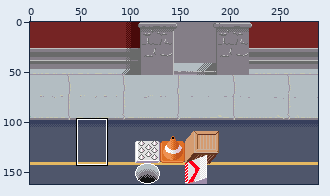
File history of a pixel-art file, CareerOpportunities/Content/prototype/art/mockup_new_colors.aseprite. The picture above shows the old version from afar; the outline marks the close-up.
Close-up. Before:
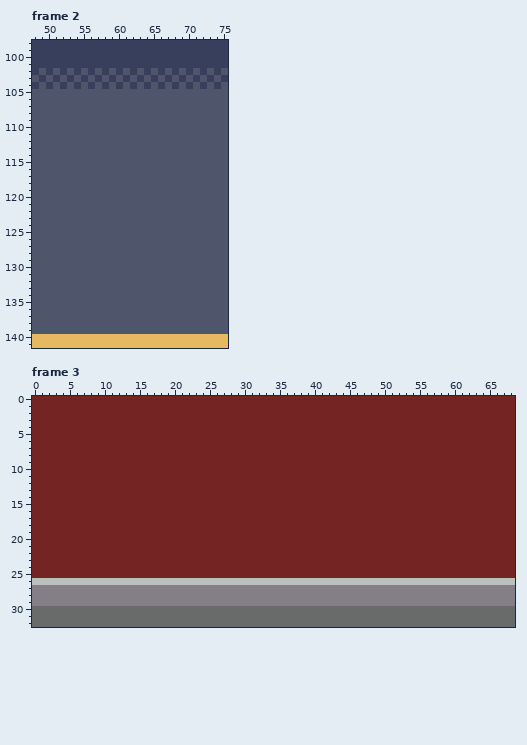
288x162 pixels, 4 frames. Colours within 5 levels of each other are drawn and written as one. Shown: frame 2: x 48..75, y 98..141; frame 3: x 0..68, y 0..32. The commit also changed other frames or places, which this record leaves out.
And afterwards:
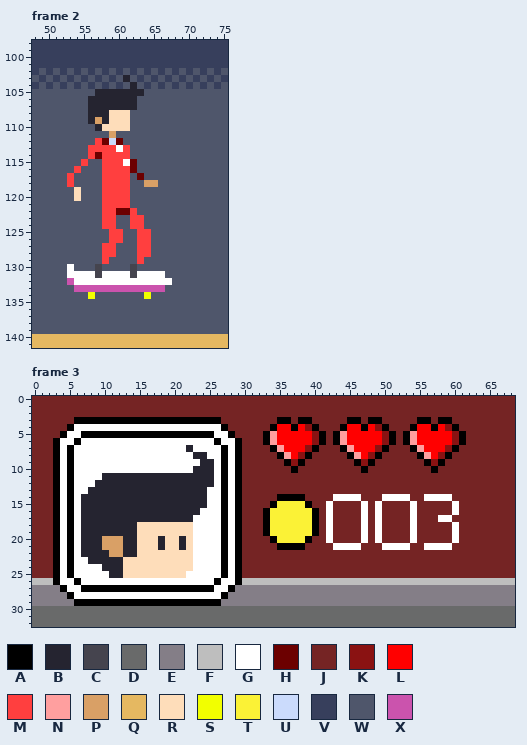
Palette (. is transparent): A #000000  B #252430  C #45444e  D #696a6a  E #847e87  F #bebebe  G #ffffff  H #6c0000  J #752424  K #8a1212  L #ff0000  M #ff3f3f  N #ff9f9f  P #d9a066  Q #e5b861  R #feddba  S #f2ff00  T #fbf236  U #cbdbfc  V #373f5c  W #4f566b  X #cb53ad
What changed:
layer "HUD/text" now shown
layer "HUD/hearts" now shown
layer "HUD/character" now shown
layer "player/skate" now shown
layer "player/player" now shown
Frame 2, layers "player/player", "player/skate":
y 103: x 61 V -> B
y 104: x 62 V -> B
y 105: x 57..63 WWWWWWW -> BBBBBBB
y 106..107: x 56..62 WWWWWWW -> BBBBBBB
y 108: x 56..61 WWWWWW -> BBBRRR
y 109: x 56..61 WWWWWW -> BPBRRR
y 110: x 57..61 WWWWW -> BRRRR
y 111: x 59 W -> P
y 112: x 57..60 WWWW -> MHUH
y 113: x 56..61 WWWWWW -> MMMMGM
y 114: x 56..61 WWWWWW -> MHMMMM
y 115: x 55 W -> M; x 58..62 WWWWW -> MMMGH
y 116: x 54 W -> M; x 58..62 WWWWW -> MMMMH
y 117: x 53 W -> M; x 58..61 WWWW -> MMMM; x 63 W -> H
y 118: x 53 W -> M; x 58..61 WWWW -> MMMM; x 64..65 WW -> PP
y 119..120: x 54 W -> R; x 58..61 WWWW -> MMMM
y 121: x 58..61 WWWW -> MMMM
y 122: x 58..62 WWWWW -> MMHHM
y 123..124: x 58..59 WW -> MM; x 62..63 WW -> MM
y 125..126: x 59..60 WW -> MM; x 63..64 WW -> MM
y 127..128: x 58..59 WW -> MM; x 63..64 WW -> MM
y 129: x 58 W -> M; x 63 W -> M
y 130: x 53 W -> G; x 57 W -> C; x 62 W -> C
y 131: x 53..66 WWWWWWWWWWWWWW -> GGGGCGGGGCGGGG
y 132: x 53..67 WWWWWWWWWWWWWWW -> XGGGGGGGGGGGGGG
y 133: x 54..66 WWWWWWWWWWWWW -> XXXXXXXXXXXXX
y 134: x 56 W -> S; x 64 W -> S
Frame 3, layers "HUD/character", "HUD/hearts", "HUD/text":
y 3: x 6..26 JJJJJJJJJJJJJJJJJJJJJ -> AAAAAAAAAAAAAAAAAAAAA; x 35..36 JJ -> AA; x 38..39 JJ -> AA; x 45..46 JJ -> AA; x 48..49 JJ -> AA; x 55..56 JJ -> AA; x 58..59 JJ -> AA
y 4: x 5..27 JJJJJJJJJJJJJJJJJJJJJJJ -> AGGGGGGGGGGGGGGGGGGGGGA; x 34..40 JJJJJJJ -> ALLALKA; x 44..50 JJJJJJJ -> ALLALKA; x 54..60 JJJJJJJ -> ALLALKA
y 5: x 4..28 JJJJJJJJJJJJJJJJJJJJJJJJJ -> AGGAAAAAAAAAAAAAAAAAAAGGA; x 33..41 JJJJJJJJJ -> ANLLLLLKA; x 43..51 JJJJJJJJJ -> ANLLLLLKA; x 53..61 JJJJJJJJJ -> ANLLLLLKA
y 6: x 3..29 JJJJJJJJJJJJJJJJJJJJJJJJJJJ -> AGGAGGGGGGGGGGGGGGGGGGGAGGA; x 33..41 JJJJJJJJJ -> ANLLLLLKA; x 43..51 JJJJJJJJJ -> ANLLLLLKA; x 53..61 JJJJJJJJJ -> ANLLLLLKA
y 7: x 3..29 JJJJJJJJJJJJJJJJJJJJJJJJJJJ -> AGAGGGGGGGGGGGGGGGGBGGGGAGA; x 34..40 JJJJJJJ -> ANLLLKA; x 44..50 JJJJJJJ -> ANLLLKA; x 54..60 JJJJJJJ -> ANLLLKA
y 8: x 3..29 JJJJJJJJJJJJJJJJJJJJJJJJJJJ -> AGAGGGGGGGGGGGGGGGGGBBGGAGA; x 35..39 JJJJJ -> ANLKA; x 45..49 JJJJJ -> ANLKA; x 55..59 JJJJJ -> ANLKA
y 9: x 3..29 JJJJJJJJJJJJJJJJJJJJJJJJJJJ -> AGAGGGGGGGGGGGGGGGGGGBBGAGA; x 36..38 JJJ -> AKA; x 46..48 JJJ -> AKA; x 56..58 JJJ -> AKA
y 10: x 3..29 JJJJJJJJJJJJJJJJJJJJJJJJJJJ -> AGAGGGGGGGGGGGGGGGGGBBBGAGA; x 37 J -> A; x 47 J -> A; x 57 J -> A
y 11: x 3..29 JJJJJJJJJJJJJJJJJJJJJJJJJJJ -> AGAGGGGBBBBBBBBBBBBBBBBGAGA
y 12: x 3..29 JJJJJJJJJJJJJJJJJJJJJJJJJJJ -> AGAGGGBBBBBBBBBBBBBBBBBGAGA
y 13: x 3..29 JJJJJJJJJJJJJJJJJJJJJJJJJJJ -> AGAGGBBBBBBBBBBBBBBBBBGGAGA
y 14: x 3..29 JJJJJJJJJJJJJJJJJJJJJJJJJJJ -> AGAGBBBBBBBBBBBBBBBBBBGGAGA; x 35..38 JJJJ -> AAAA; x 43..46 JJJJ -> GGGG; x 50..53 JJJJ -> GGGG; x 56..59 JJJJ -> GGGG
y 15: x 3..29 JJJJJJJJJJJJJJJJJJJJJJJJJJJ -> AGAGBBBBBBBBBBBBBBBBBBGGAGA; x 34..39 JJJJJJ -> ATTTTA; x 42 J -> G; x 47 J -> G; x 49 J -> G; x 54 J -> G; x 60 J -> G
y 16: x 3..29 JJJJJJJJJJJJJJJJJJJJJJJJJJJ -> AGAGBBBBBBBBBBBBBBBBBGGGAGA; x 33..40 JJJJJJJJ -> ATTTTTTA; x 42 J -> G; x 47 J -> G; x 49 J -> G; x 54 J -> G; x 60 J -> G
y 17: x 3..29 JJJJJJJJJJJJJJJJJJJJJJJJJJJ -> AGAGBBBBBBBBBBBBBBBBGGGGAGA; x 33..40 JJJJJJJJ -> ATTTTTTA; x 42 J -> G; x 47 J -> G; x 49 J -> G; x 54 J -> G; x 58..59 JJ -> GG
y 18..19: x 3..29 JJJJJJJJJJJJJJJJJJJJJJJJJJJ -> AGAGBBBBBBBBRRRRRRRRGGGGAGA; x 33..40 JJJJJJJJ -> ATTTTTTA; x 42 J -> G; x 47 J -> G; x 49 J -> G; x 54 J -> G; x 60 J -> G
y 20: x 3..29 JJJJJJJJJJJJJJJJJJJJJJJJJJJ -> AGAGBBBPPPBBRRRBRRBRGGGGAGA; x 34..39 JJJJJJ -> ATTTTA; x 42 J -> G; x 47 J -> G; x 49 J -> G; x 54 J -> G; x 60 J -> G
y 21: x 3..29 JJJJJJJJJJJJJJJJJJJJJJJJJJJ -> AGAGBBBPPPBBRRRBRRBRGGGGAGA; x 35..38 JJJJ -> AAAA; x 43..46 JJJJ -> GGGG; x 50..53 JJJJ -> GGGG; x 56..59 JJJJ -> GGGG
y 22: x 3..29 JJJJJJJJJJJJJJJJJJJJJJJJJJJ -> AGAGBBBBPPBBRRRRRRRRGGGGAGA
y 23: x 3..29 JJJJJJJJJJJJJJJJJJJJJJJJJJJ -> AGAGGBBBBBRRRRRRRRRRGGGGAGA
y 24: x 3..29 JJJJJJJJJJJJJJJJJJJJJJJJJJJ -> AGAGGGGBBBRRRRRRRRRRGGGGAGA
y 25: x 3..29 JJJJJJJJJJJJJJJJJJJJJJJJJJJ -> AGAGGGGGBBRRRRRRRRRGGGGGAGA
y 26: x 3..29 FFFFFFFFFFFFFFFFFFFFFFFFFFF -> AGGAGGGGGGGGGGGGGGGGGGGAGGA
y 27: x 4..28 EEEEEEEEEEEEEEEEEEEEEEEEE -> AGGAAAAAAAAAAAAAAAAAAAGGA
y 28: x 5..27 EEEEEEEEEEEEEEEEEEEEEEE -> AGGGGGGGGGGGGGGGGGGGGGA
y 29: x 6..26 EEEEEEEEEEEEEEEEEEEEE -> AAAAAAAAAAAAAAAAAAAAA
Where, in picture pixels (left, top, right, bottom), the same in both close-ups:
changed: (67, 75, 172, 299)
changed: (53, 417, 242, 606)
changed: (263, 417, 466, 550)
